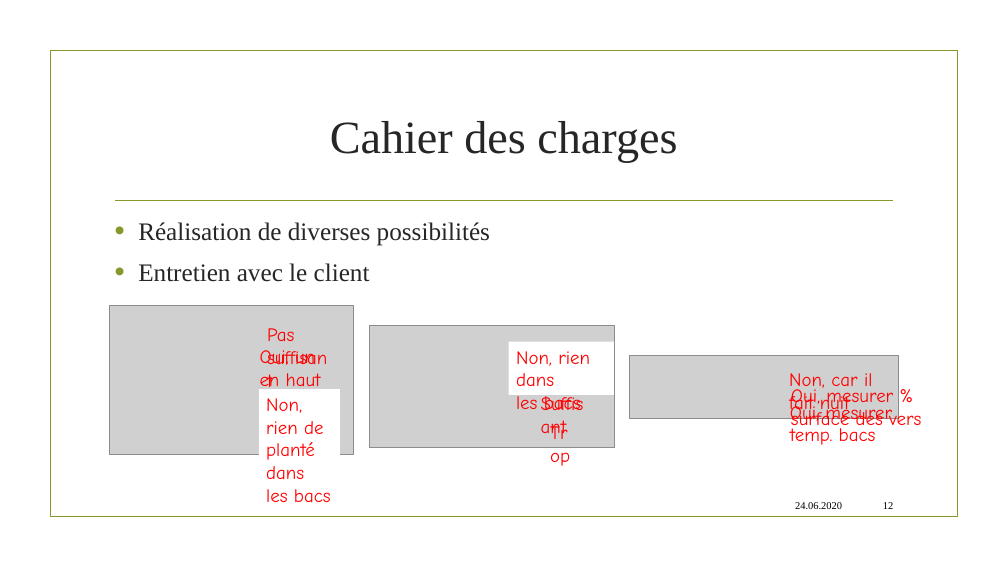
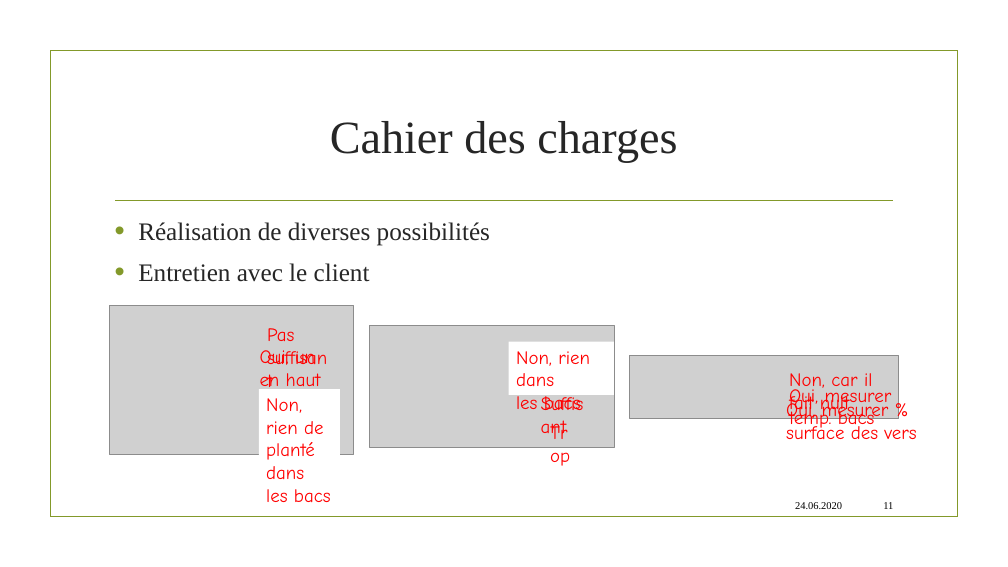
Before and after one commit to Keereslame/TD, a slide deck: slide 11 of Rapport/Présentation intermédiaire.pptx (slide 12 before the commit). Drawn at 1008x567 pixels with LibreOffice and Linux fonts; fonts in the diff are those of the drawing; grey boxes stand for pictures; background and template pictures are left out. Boxes give left, top, right and bottom in pixels: in the first picture for what was removed or moved away, otherwise in the second. Text is boxed around its words. In the diff, an @@ line names an element or a change of style, - is before the commit and + after.

```diff
--- a/Rapport/Présentation intermédiaire.pptx
+++ b/Rapport/Présentation intermédiaire.pptx
@@ text "Oui, mesurer % surface des ..." rewrapped from [791, 389, 921, 432] to [786, 385, 916, 439] @@
@@ text "Oui, mesurer temp. bacs" rewrapped from [790, 402, 892, 445] to [786, 400, 889, 432] @@
@@ page number at [883, 502, 893, 509]: text changed @@
-12
+11
```
Also in this commit, not shown: 9 other slides changed, 1 slide removed, 5 other files.
